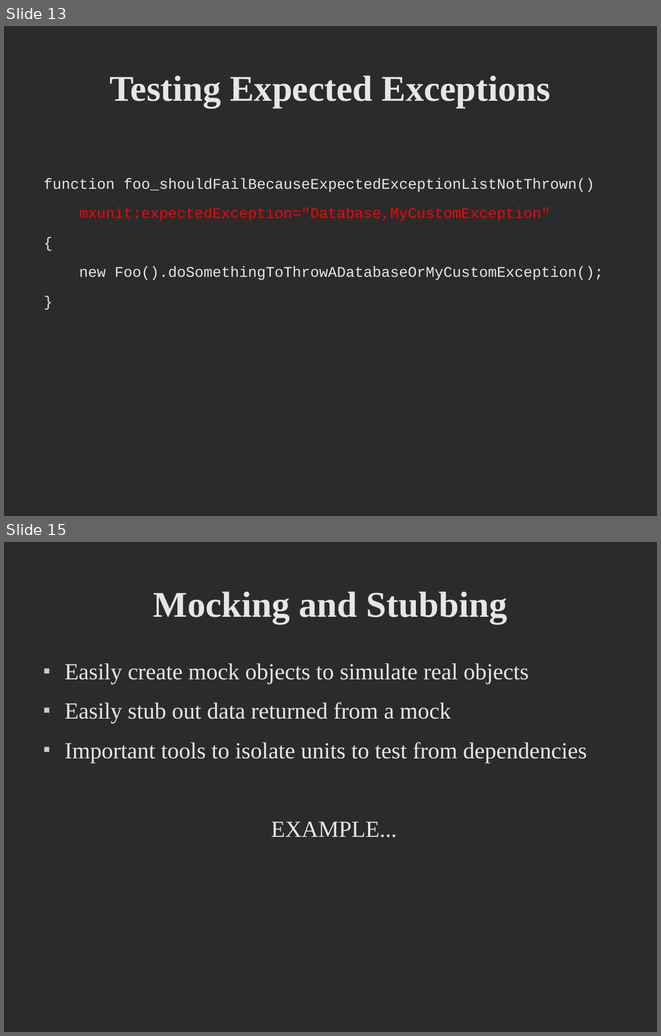
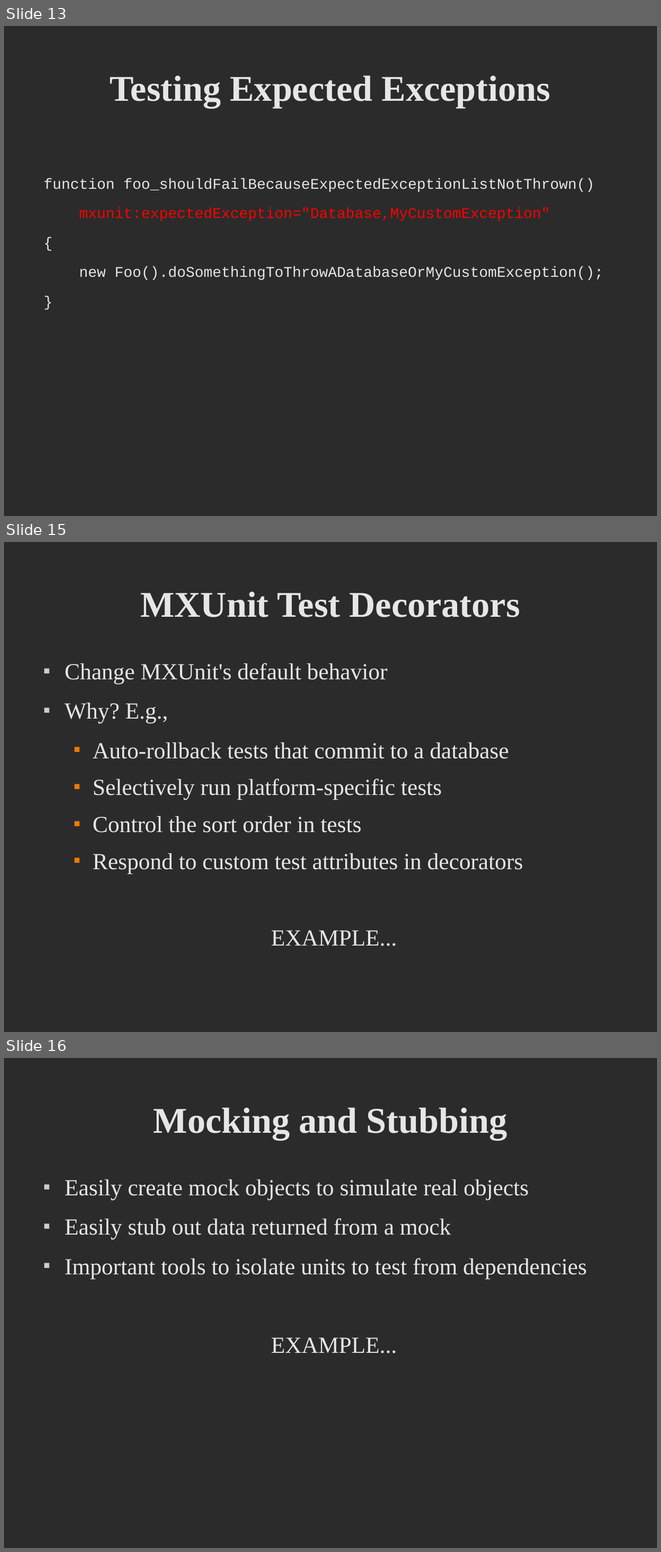
Before and after one commit to jamiekrug/cf-unit-testing-preso, a slide deck: slides/cf-unit-testing_cf-dev-week.odp. Shown one above the other, each under a label of ours: slides 13 and 15 before the commit, slides 13, 15 and 16 after it; the slides between them are not shown. The pictures are 661x1036 and 661x1552 pixels, drawn with LibreOffice and Linux fonts; fonts in the diff are those of the drawing; background and template pictures are left out; a plain dark background stands for a picture behind light text. Boxes give left, top, right and bottom in pixels: in the first picture for what was removed or moved away, otherwise in the second. Text is boxed around its words. In the diff, an @@ line names an element or a change of style, - is before the commit and + after.

```diff
--- a/slides/cf-unit-testing_cf-dev-week.odp
+++ b/slides/cf-unit-testing_cf-dev-week.odp
@@ slide 15 added at [4,542,657,1032], background picture (left out) @@
@@ title added at [140,591,520,617], 44 pt, text #E6E6E6, bold @@
+MXUnit Test Decorators
@@ text added at [64,663,523,946], 28 pt, text #E6E6E6 @@
+■ Change MXUnit's default behavior
+■ Why? E.g.,
+  ■ Auto-rollback tests that commit to a database
+  ■ Selectively run platform-specific tests
+  ■ Control the sort order in tests
+  ■ Respond to custom test attributes in decorators
+EXAMPLE...
@@ what was slide 15 is now slide 16 @@
```
Also in this commit, not shown: 11 slides changed, 5 other files.
